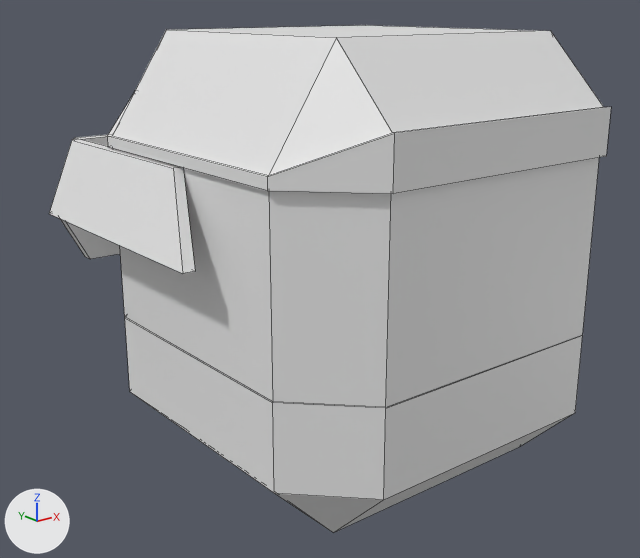
Two versions of the Blender file Assets/Models/Raw/PlayerCube.blend, one commit apart.
One viewpoint serves both versions: a camera (50 mm lens) standing at (-7.89, -9.15, 3.99) and looking at (-0.3, 0.34, 0.2). Every picture has the same lights, and +X, +Y and +Z are marked at lower left. Mesh edges are drawn as thin lines.

Script lines for the objects in view, before the commit:
```python
me_cube_001 = bpy.data.meshes.new('Cube.001')
me_cube_001.from_pydata(...)  # 98 vertices, 96 faces; spans x -1.2..1.2, y -1.03..1.36, z -0.1..1.36
me_cube_001.materials.append(None)
me_cube_003 = bpy.data.meshes.new('Cube.003')
me_cube_003.from_pydata(...)  # 35 vertices, 19 faces, 7 loose edges; spans x -1.0..1.0, y -1.0..1.0, z -0.86..-0.09
me_cube_003.materials.append(None)
ob_top = bpy.data.objects.new('Top', me_cube_001)
ob_top.parent = ob_player
ob_top.location = (0.0, 0.0, 0.0)
ob_top.scale = (2.67, 2.67, 2.67)
ob_top_001 = bpy.data.objects.new('Top.001', me_cube_003)
ob_top_001.parent = ob_player
ob_top_001.location = (0.0, 0.0, 0.0)
ob_top_001.scale = (2.67, 2.67, 2.67)
```
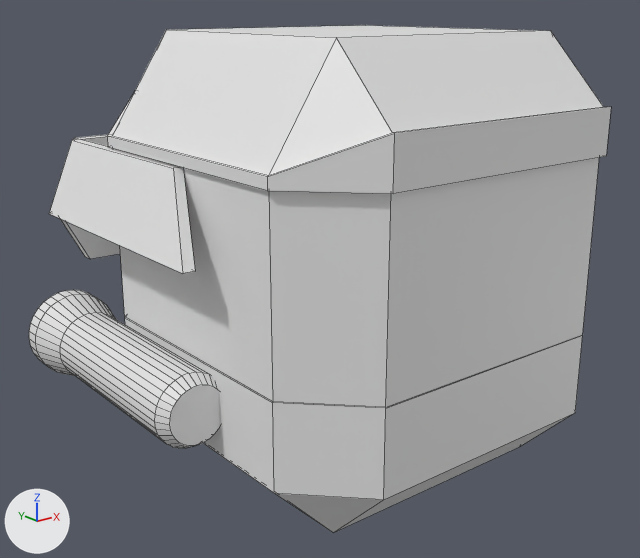
Pixel boxes [x1, y1, x2, y2] of what changed, in the pictures (640 x 558 px):
'Cylinder', added
    after: [29, 290, 220, 448]

The edits, one by one:
Mesh me_cylinder is new.
It has 160 vertices, 130 faces and spans x -3.59..-2.35, y -0.66..3.07, z -1.37..-0.13.
Object 'Cylinder' (ob_cylinder) is new; it shows me_cylinder.
Its location is (0.0, 0.0, 0.0).
